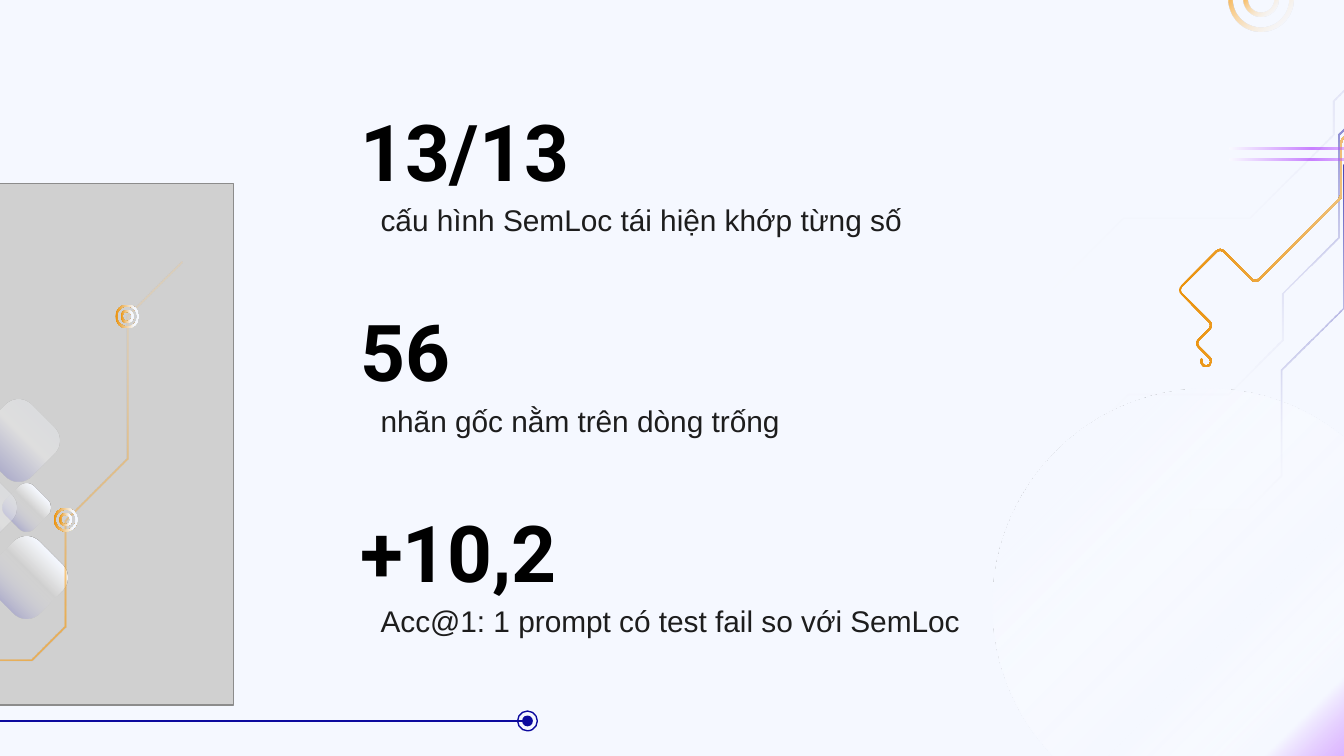
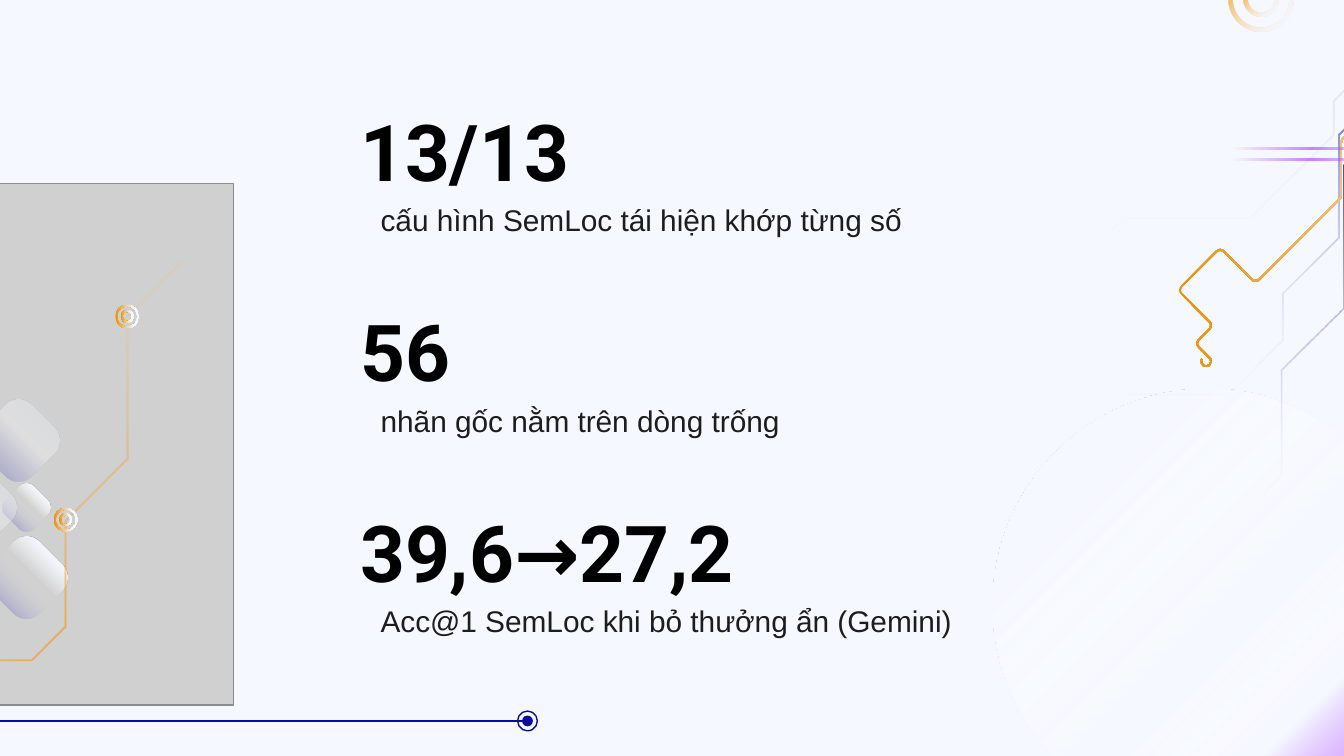
Before and after one commit to doanan293/grounded-or-guessed, a slide deck: slide 18 of docs/presentation/bao-cao-lan-1.pptx (slide 15 before the commit). Drawn at 1344x756 pixels with LibreOffice and Linux fonts; fonts in the diff are those of the drawing; grey boxes stand for pictures. Boxes give left, top, right and bottom in pixels: in the first picture for what was removed or moved away, otherwise in the second. Text is boxed around its words. In the diff, an @@ line names an element or a change of style, - is before the commit and + after.

```diff
--- a/docs/presentation/bao-cao-lan-1.pptx
+++ b/docs/presentation/bao-cao-lan-1.pptx
@@ title at (x1=360, y1=525, x2=734, y2=596): text changed @@
-+10,2
+39,6→27,2
@@ subtitle at (x1=381, y1=609, x2=951, y2=638): text changed @@
-Acc@1: 1 prompt có test fail so với SemLoc
+Acc@1 SemLoc khi bỏ thưởng ẩn (Gemini)
```
Also in this commit, not shown: 9 other slides changed, 5 slides added, 3 slides removed, 21 other files.
